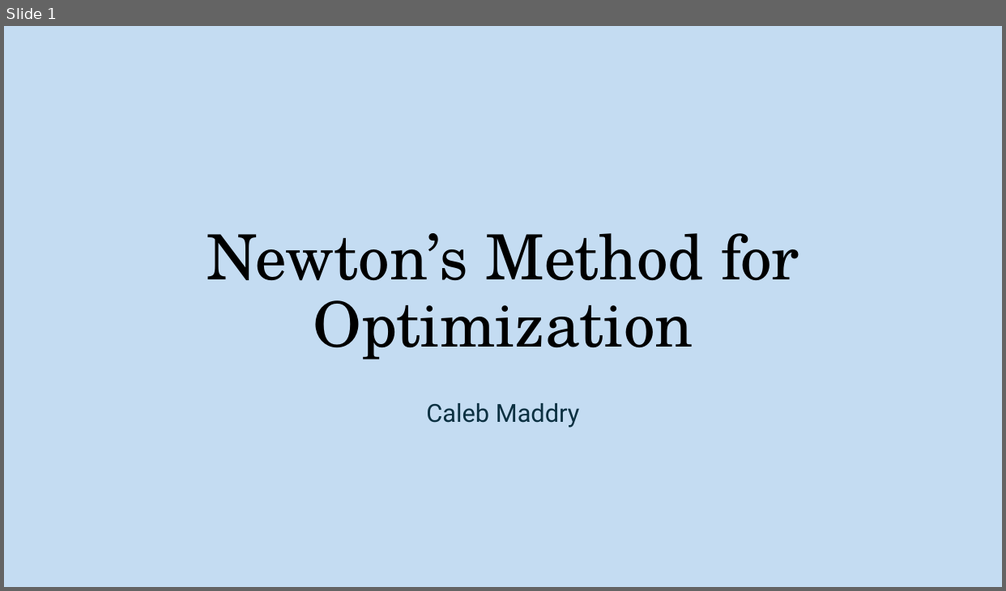
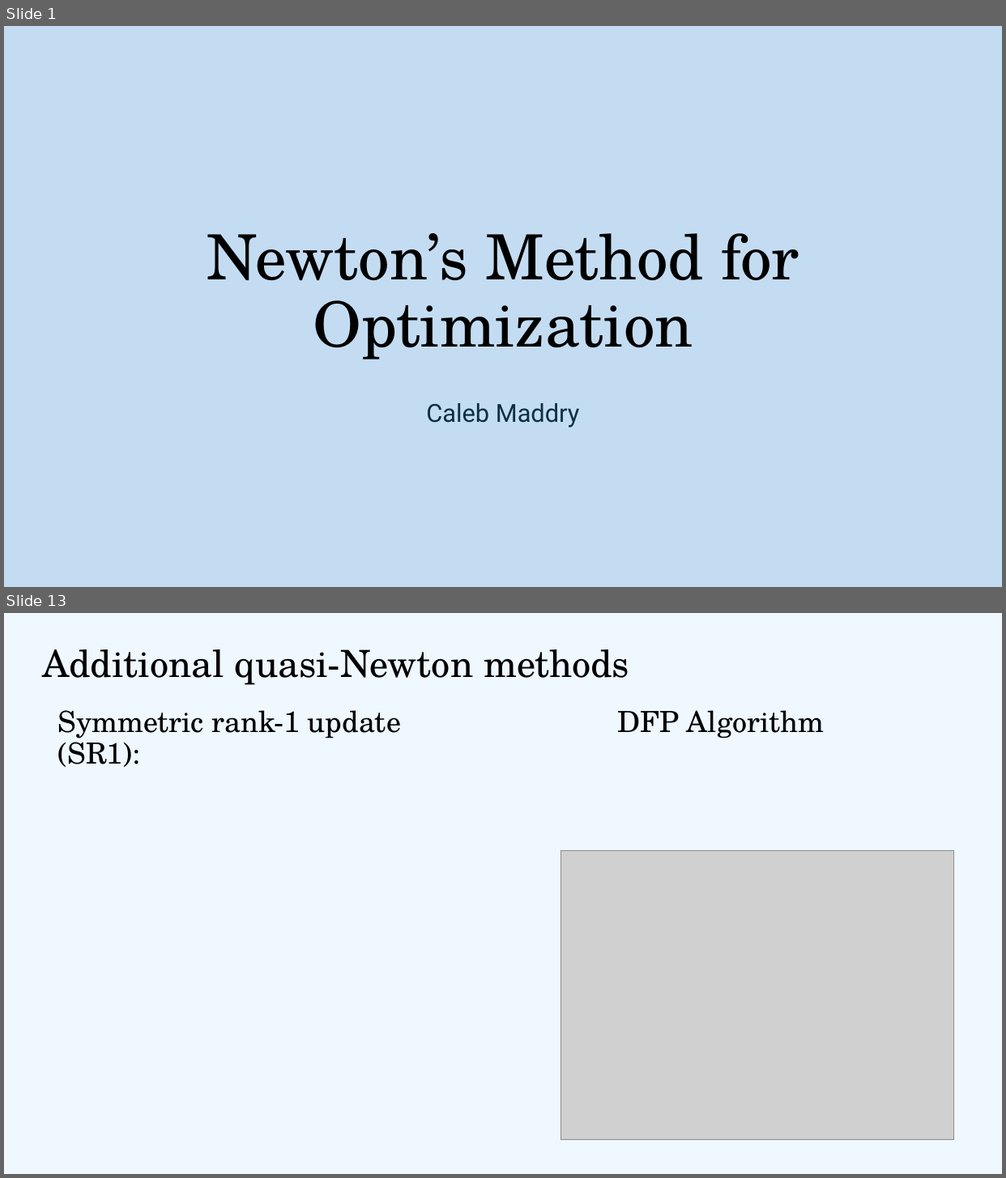
Before and after one commit to cmaddry/APPM-4600, a slide deck: Final Project/Presentation/APPM 4600 Final Presentation.pptx. Shown one above the other, each under a label of ours: slide 1 before the commit, slides 1 and 13 after it; the slides between them are not shown. The pictures are 1006x591 and 1006x1178 pixels, drawn with LibreOffice and Linux fonts; fonts in the diff are those of the drawing; grey boxes stand for pictures. Boxes give left, top, right and bottom in pixels: in the first picture for what was removed or moved away, otherwise in the second. Text is boxed around its words. In the diff, an @@ line names an element or a change of style, - is before the commit and + after.

```diff
--- a/Final Project/Presentation/APPM 4600 Final Presentation.pptx
+++ b/Final Project/Presentation/APPM 4600 Final Presentation.pptx
@@ slide 13 added at [4,613,1002,1174], background #EFF7FF @@
@@ title added at [42,649,629,685], 36 pt, text #000000 @@
+Additional quasi-Newton methods
@@ text added at [57,710,401,767], 28 pt, text #000000 @@
+Symmetric rank-1 update (SR1):
@@ text added at [617,710,824,739], 28 pt, text #000000 @@
+DFP Algorithm
@@ picture added at [561,850,953,1140] @@
```
Also in this commit, not shown: 1 slide changed, 14 other slides added, 1 slide removed, 23 other files.
